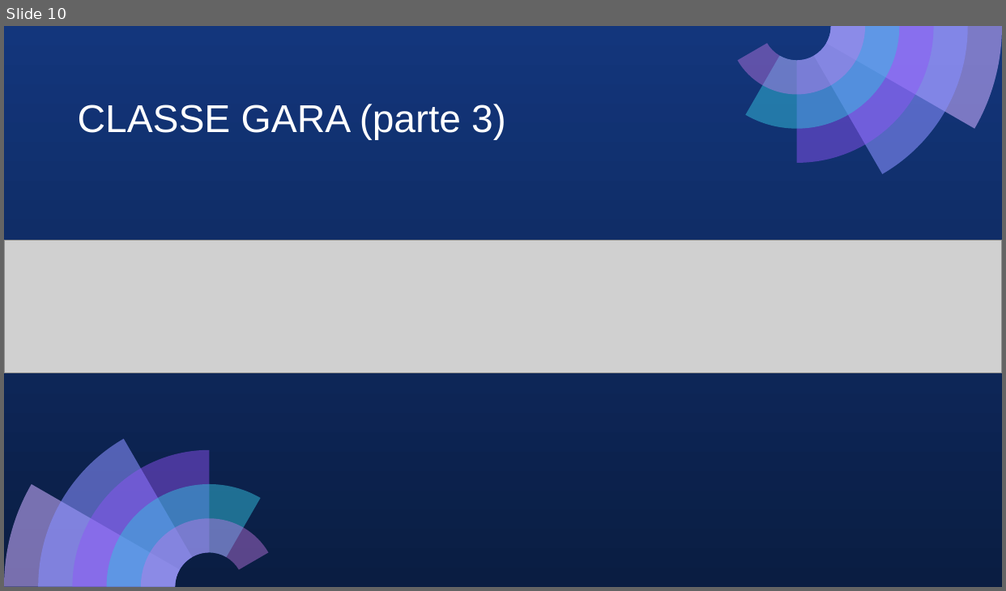
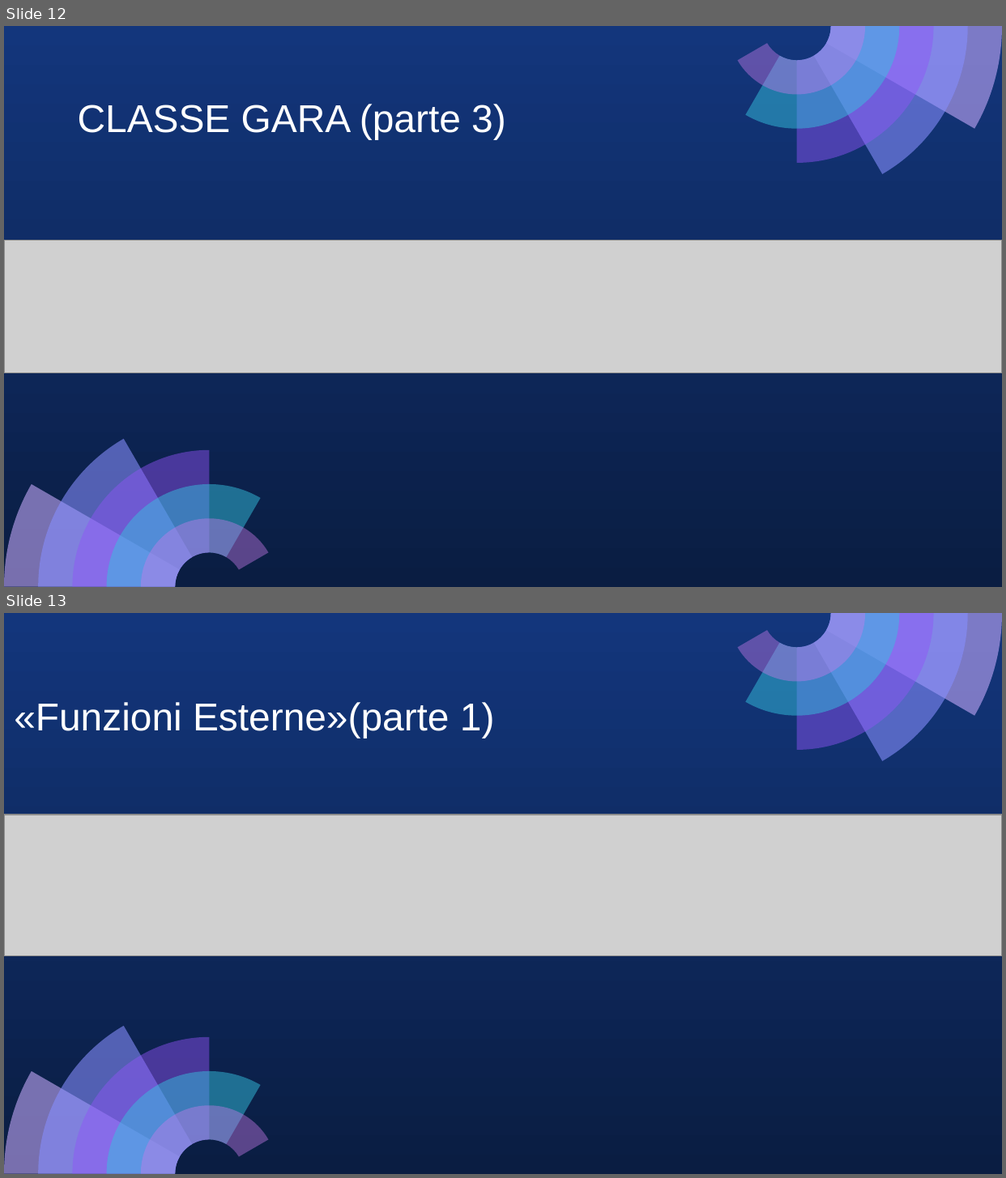
Before and after one commit to LorenzoBastianelli/Progetto_Maratona, a slide deck: File/ProgettoMaratonaBastianelli_Fiore.pptx. Shown one above the other, each under a label of ours: slide 10 before the commit, slides 12 and 13 after it. The pictures are 1006x591 and 1006x1178 pixels, drawn with LibreOffice and Linux fonts; fonts in the diff are those of the drawing; grey boxes stand for pictures. Boxes give left, top, right and bottom in pixels: in the first picture for what was removed or moved away, otherwise in the second. Text is boxed around its words. In the diff, an @@ line names an element or a change of style, - is before the commit and + after.

```diff
--- a/File/ProgettoMaratonaBastianelli_Fiore.pptx
+++ b/File/ProgettoMaratonaBastianelli_Fiore.pptx
@@ slide 13 added at (4,613,1002,1174), background gradient #13367C to #0A1D42; not listed: 10 template elements that a slide beside it also shows @@
@@ text added at (14,702,495,738), 28 pt, text #FFFFFF @@
+«Funzioni Esterne»(parte 1)
@@ picture added at (4,815,1002,956) @@
@@ what was slide 10 is now slide 12 @@
```
Also in this commit, not shown: 3 slides changed, 4 other slides added, 5 slides removed, 3 other files.
